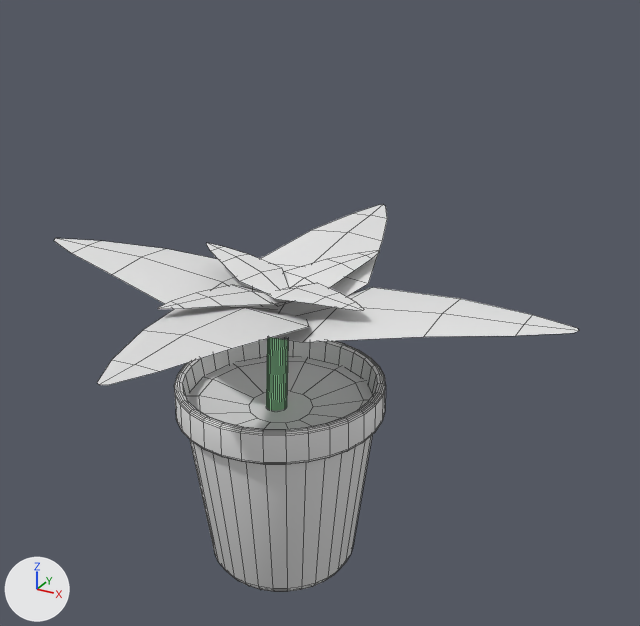
Two versions of the FBX model Models/Plants/Stage3Sativa.fbx, one commit apart.
The view is the same before and after, from a camera (50 mm lens) standing at (0.319, -0.516, 0.488) and looking at (0.024, 0.019, 0.22). The lights are fixed; the arrows at lower left show +X, +Y and +Z. The first picture is the older version. Mesh edges are drawn as thin lines.

Objects in the first picture: 'Stage3Sativa'.
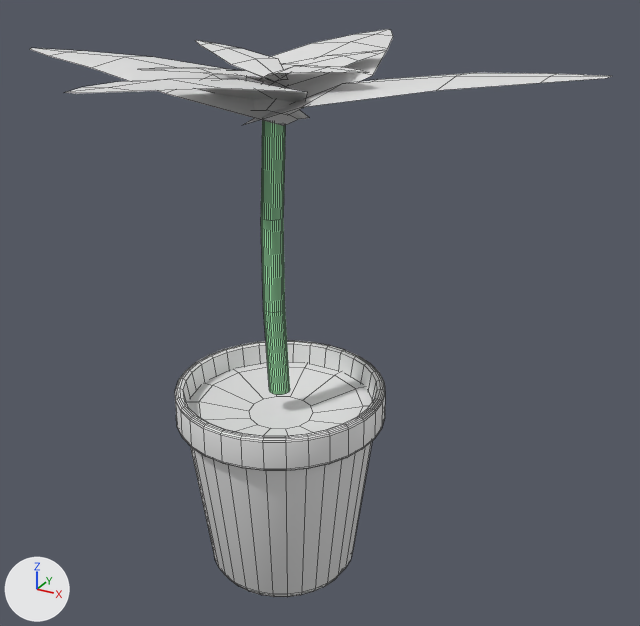
Location of each change, (x1, y1, x2, y2) in pixels of the pictures (640 x 626 px; the box of a moved part takes in the faces that stretch with it):
'Stage3Sativa', reshaped (11% wider, 47% taller): before (54, 205, 579, 591); after (30, 29, 611, 597)
part 1 of me_cylinder_128, moved or reshaped: before (266, 338, 288, 411); after (261, 120, 290, 395)
part 2 of me_cylinder_128, moved or reshaped: before (54, 238, 260, 308); after (30, 48, 309, 126)
part 3 of me_cylinder_128, moved or reshaped: before (271, 287, 579, 342); after (243, 73, 611, 125)
part 4 of me_cylinder_128, moved or reshaped: before (253, 205, 387, 315); after (246, 29, 393, 115)
part 5 of me_cylinder_128, moved or reshaped: before (97, 306, 309, 385); after (65, 79, 307, 103)
part 6 of me_cylinder_128, moved or reshaped: before (275, 250, 380, 306); after (262, 50, 386, 87)
part 7 of me_cylinder_128, moved or reshaped: before (157, 285, 287, 309); after (139, 68, 286, 87)
part 8 of me_cylinder_128, moved or reshaped: before (268, 283, 364, 311); after (261, 66, 368, 79)
part 9 of me_cylinder_128, moved or reshaped: before (206, 243, 289, 294); after (196, 40, 286, 81)
part 10 of me_cylinder_128, moved or reshaped: before (188, 357, 372, 430); after (188, 363, 372, 436)
part 11 of me_cylinder_128, moved or reshaped: before (174, 339, 386, 591); after (175, 340, 385, 597)

What changed in the scene script:
```text
Change me_cylinder_128:
    used by ob_stage3sativa; location = (0.0, 0.0, 0.0)
    remove me_cylinder_128.from_pydata(...)  # 802 vertices, 673 faces; spans x -0.218..0.218, y -0.204..0.204, z 0.0..0.261
    add me_cylinder_128.from_pydata(...)  # 802 vertices, 673 faces; spans x -0.218..0.218, y -0.204..0.204, z 0.0..0.416
    me_cylinder_128 part 1: the loose piece of 128 vertices spanning x -0.012..0.004, y -0.009..0.012, z 0.0..0.213 is moved by (0.0, 0.0, 0.155)
    me_cylinder_128 part 2: the loose piece of 15 vertices spanning x -0.218..0.017, y -0.053..0.054, z 0.211..0.246 is moved by (0.0, 0.0, 0.155)
    me_cylinder_128 part 3: the loose piece of 15 vertices spanning x -0.015..0.218, y -0.055..0.052, z 0.21..0.256 is moved by (0.0, 0.0, 0.155)
    me_cylinder_128 part 4: the loose piece of 15 vertices spanning x -0.051..0.049, y -0.016..0.204, z 0.219..0.251 is moved by (0.0, 0.0, 0.155)
    me_cylinder_128 part 5: the loose piece of 15 vertices spanning x -0.048..0.052, y -0.204..0.014, z 0.217..0.261 is moved by (0.0, 0.0, 0.155)
    me_cylinder_128 part 6: the loose piece of 15 vertices spanning x -0.013..0.04, y -0.011..0.094, z 0.233..0.249 is moved by (0.0, 0.0, 0.155)
    me_cylinder_128 part 7: the loose piece of 15 vertices spanning x -0.039..0.014, y -0.094..0.009, z 0.232..0.254 is moved by (0.0, 0.0, 0.155)
    me_cylinder_128 part 8: the loose piece of 15 vertices spanning x -0.008..0.082, y -0.029..0.013, z 0.238..0.252 is moved by (0.0, 0.0, 0.155)
    me_cylinder_128 part 9: the loose piece of 15 vertices spanning x -0.081..0.008, y -0.014..0.028, z 0.238..0.256 is moved by (0.0, 0.0, 0.155)
    me_cylinder_128 part 10: the loose piece of 42 vertices spanning x -0.074..0.074, y -0.072..0.072, z 0.143..0.15 is moved by (0.0, 0.0, -0.005)
    me_cylinder_128 part 11: the loose piece of 512 vertices spanning x -0.081..0.081, y -0.081..0.081, z 0.005..0.168 is moved by (0.0, 0.0, -0.005)
```
